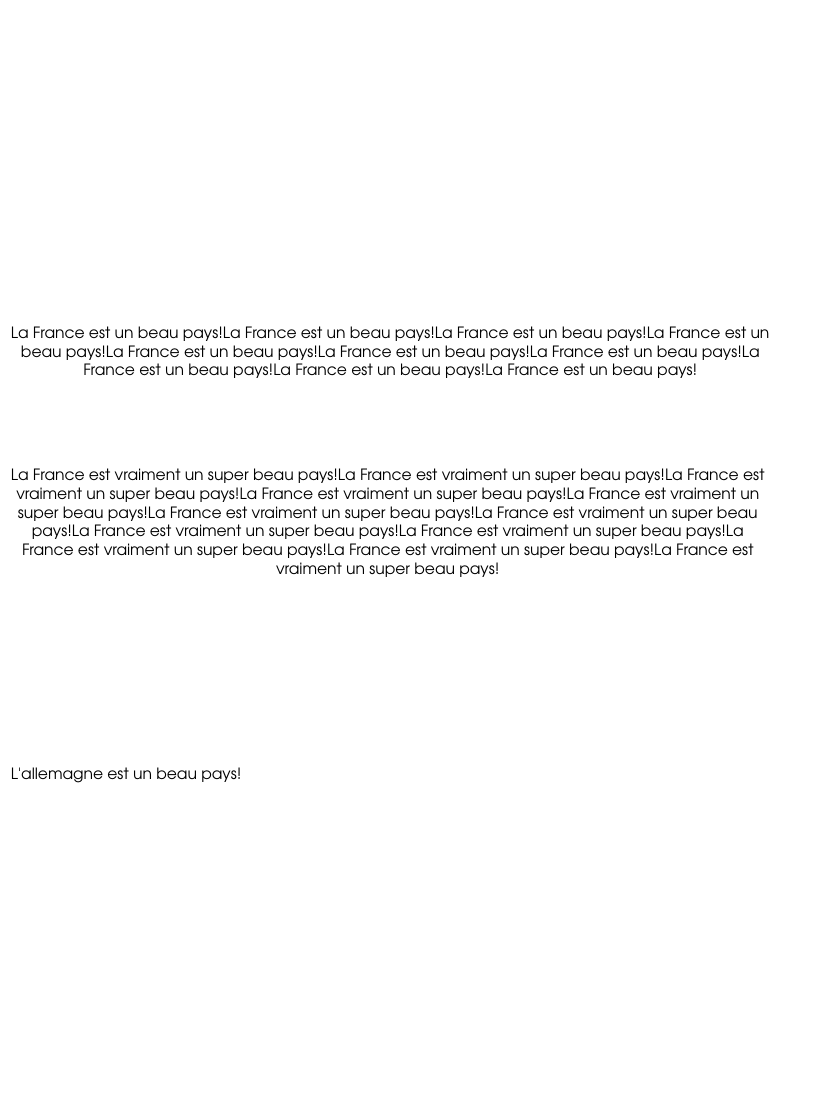
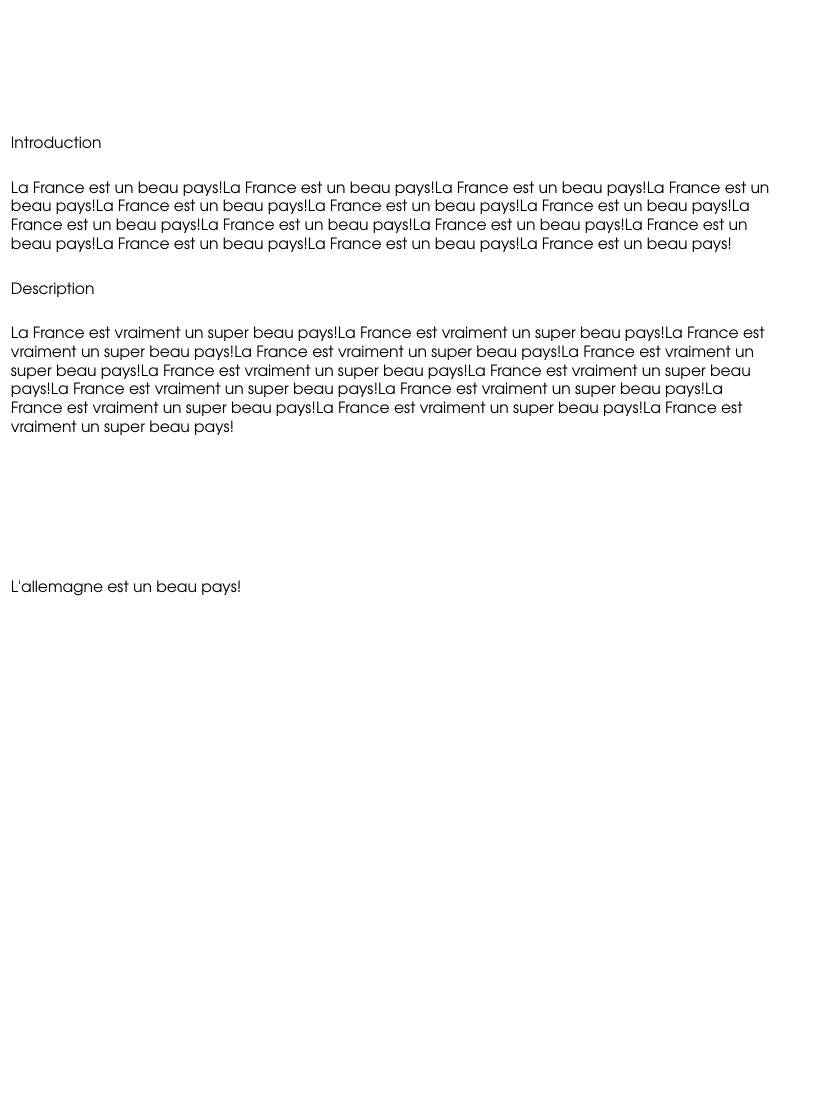
Before and after one commit to Msa360/pptx_template_cin, a slide deck: slide 2 of powerpoints/test.pptx. Drawn at 840x1120 pixels with LibreOffice and Linux fonts; fonts in the diff are those of the drawing; background and template pictures are left out. Boxes give left, top, right and bottom in pixels: in the first picture for what was removed or moved away, otherwise in the second. Text is boxed around its words. In the diff, an @@ line names an element or a change of style, - is before the commit and + after.

```diff
--- a/powerpoints/test.pptx
+++ b/powerpoints/test.pptx
@@ text added at (x1=11, y1=136, x2=102, y2=148), 10 pt, text #000000 @@
+Introduction
@@ text at (x1=11, y1=181, x2=770, y2=252): text changed @@
-La France est vraiment un super beau pays!La France est vraiment un super beau pays!La France est
-vraiment un super beau pays!La France est vraiment un super beau pays!La France est vraiment un
-super beau pays!La France est vraiment un super beau pays!La France est vraiment un super beau
-pays!La France est vraiment un super beau pays!La France est vraiment un super beau pays!La
-France est vraiment un super beau pays!La France est vraiment un super beau pays!La France est
-vraiment un super beau pays!
+La France est un beau pays!La France est un beau pays!La France est un beau pays!La France est un
+beau pays!La France est un beau pays!La France est un beau pays!La France est un beau pays!La
+France est un beau pays!La France est un beau pays!La France est un beau pays!La France est un
+beau pays!La France est un beau pays!La France est un beau pays!La France est un beau pays!
@@ text added at (x1=11, y1=282, x2=95, y2=297), 10 pt, text #000000 @@
+Description
@@ text at (x1=11, y1=326, x2=764, y2=435): text changed @@
-La France est un beau pays!La France est un beau pays!La France est un beau pays!La France est un
-beau pays!La France est un beau pays!La France est un beau pays!La France est un beau pays!La
-France est un beau pays!La France est un beau pays!La France est un beau pays!
+La France est vraiment un super beau pays!La France est vraiment un super beau pays!La France est
+vraiment un super beau pays!La France est vraiment un super beau pays!La France est vraiment un
+super beau pays!La France est vraiment un super beau pays!La France est vraiment un super beau
+pays!La France est vraiment un super beau pays!La France est vraiment un super beau pays!La
+France est vraiment un super beau pays!La France est vraiment un super beau pays!La France est
+vraiment un super beau pays!
@@ text "L'allemagne est un beau pays!" moved from (x1=11, y1=767, x2=241, y2=783) to (x1=11, y1=580, x2=241, y2=596) @@
@@ text "L'allemagne est un beau pays!" at (x1=11, y1=580, x2=241, y2=596): alignment centre to left @@
```
Also in this commit, not shown: 2 other files.
